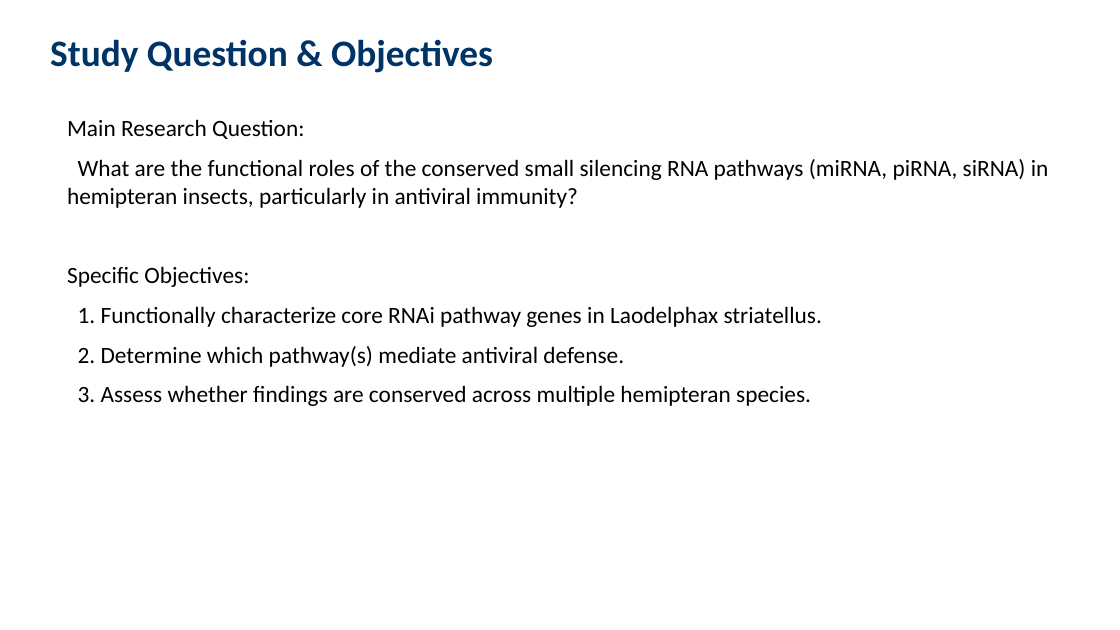
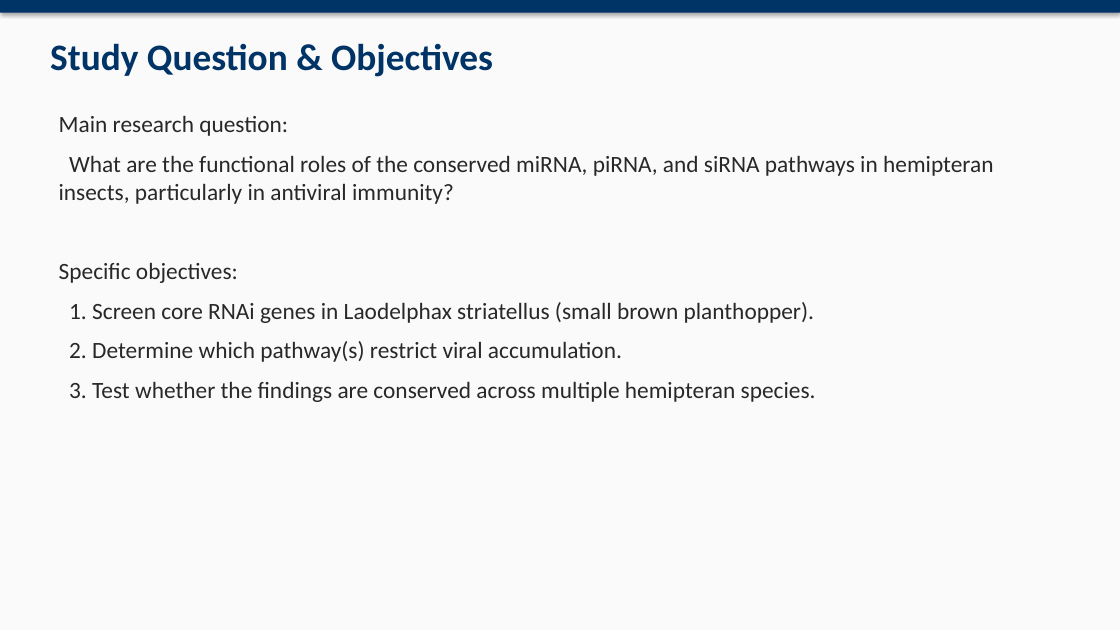
Before and after one commit to David-Mwania/Mwania-Project, a slide deck: slide 3 of Mwania Project/RNAi_Hemiptera_Presentation.pptx. Drawn at 1120x630 pixels with LibreOffice and Linux fonts; fonts in the diff are those of the drawing. Boxes give left, top, right and bottom in pixels: in the first picture for what was removed or moved away, otherwise in the second. Text is boxed around its words. In the diff, an @@ line names an element or a change of style, - is before the commit and + after.

```diff
--- a/Mwania Project/RNAi_Hemiptera_Presentation.pptx
+++ b/Mwania Project/RNAi_Hemiptera_Presentation.pptx
@@ rectangle added at (x1=0, y1=0, x2=1120, y2=630), fill #FAFAFA @@
@@ rectangle added at (x1=0, y1=0, x2=1120, y2=13), fill #003366 @@
@@ text "Study Question & Objectives" moved from (x1=50, y1=39, x2=493, y2=73) to (x1=50, y1=43, x2=493, y2=77) @@
@@ text at (x1=59, y1=115, x2=993, y2=402): text changed; text colour #000000 to #282828 @@
-Main Research Question:
-What are the functional roles of the conserved small silencing RNA pathways (miRNA, piRNA, siRNA) in hemipteran insects, particularly in antiviral immunity?
-Specific Objectives:
-1. Functionally characterize core RNAi pathway genes in Laodelphax striatellus.
-2. Determine which pathway(s) mediate antiviral defense.
-3. Assess whether findings are conserved across multiple hemipteran species.
+Main research question:
+What are the functional roles of the conserved miRNA, piRNA, and siRNA pathways in hemipteran insects, particularly in antiviral immunity?
+Specific objectives:
+1. Screen core RNAi genes in Laodelphax striatellus (small brown planthopper).
+2. Determine which pathway(s) restrict viral accumulation.
+3. Test whether the findings are conserved across multiple hemipteran species.
```
Also in this commit, not shown: 13 other slides changed, 2 slides added, 1 other file.
